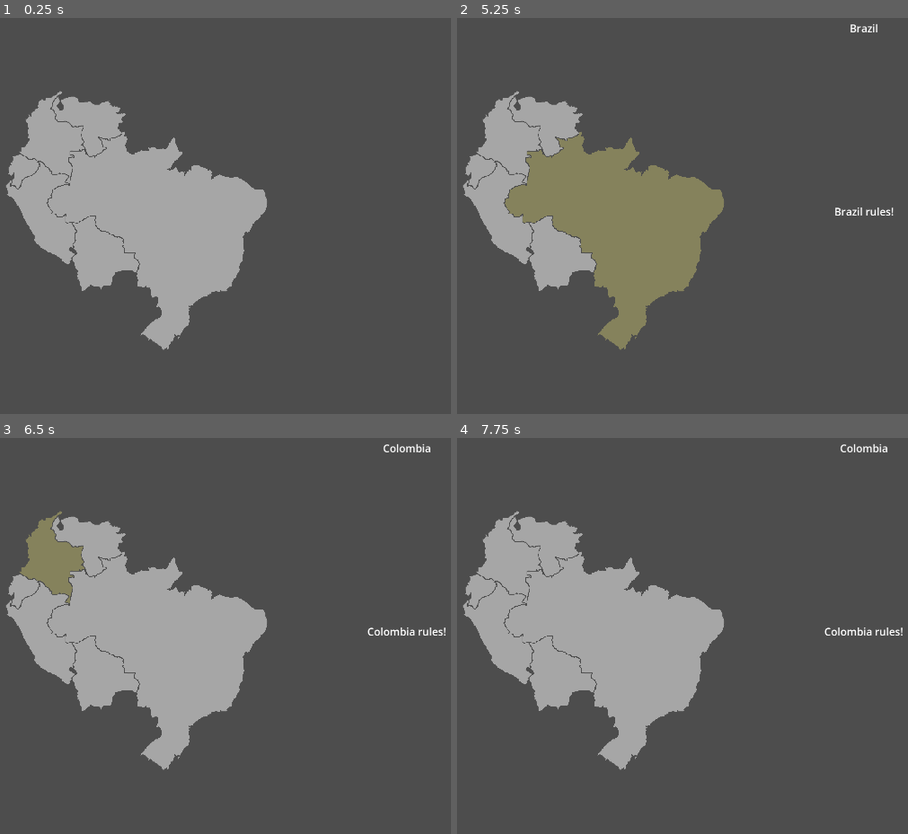
Above: before the commit, frames 1-4 (two rows, left to right).
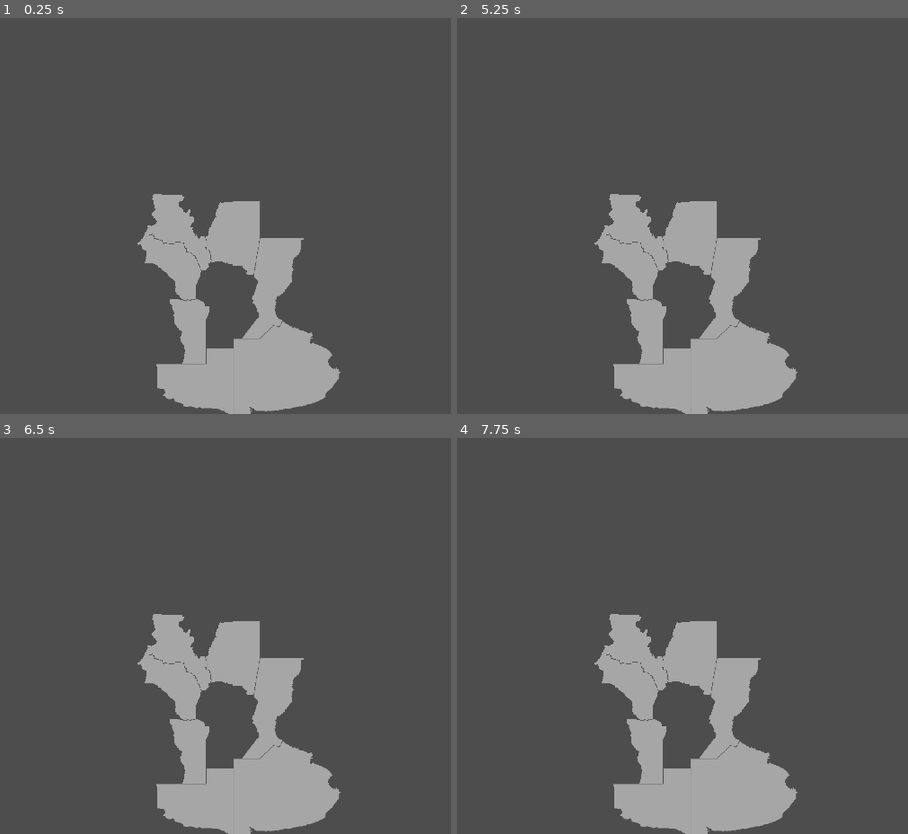
Above: after the commit, the same moments.

Repository: arahmaninov/map-test
Game: Godot game, scene res://scenes/main.tscn
Same seed, same stepped clock (60 frames per second), same inputs: the game is played once before the commit and once after it.
Inputs (mouse positions are in pixels of both pictures, inside the frame that each line leads up to):
- Up to frame 1 (0.25 s): no input
- Up to frame 2 (5.25 s): tap Enter at 0.5, 2, 3.5 s; move the mouse to (461, 89) at 0.52 s; click (461, 89) at 0.67 s; tap Space at 1.25, 2.75, 4.25 s; click (461, 89) at 1.42 s; click (461, 89) at 2.17 s; click (461, 89) at 2.92 s; click (461, 89) at 3.67 s; click (461, 89) at 4.42 s; move the mouse to (650, 212) at 5.02 s; click (650, 212) at 5.17 s
- Up to frame 3 (6.5 s): move the mouse to (54, 529) at 5.77 s; click (54, 529) at 5.92 s
- Up to frame 4 (7.75 s): move the mouse to (777, 612) at 6.52 s; click (777, 612) at 6.67 s; move the mouse to (475, 651) at 7.27 s; click (475, 651) at 7.42 s

The runs differ from the first frame. In frame 1, 24% of the frame differs, in the area x 1-76%, y 18-100%; in frame 2, 28%, in the area x 1-97%, y 1-100%; in frame 3, 24%; in frame 4, 24%.

Commit message:
add: new map

Diff:
--- a/scenes/Camera.gd
+++ b/scenes/Camera.gd
@@ -20,7 +20,7 @@
 func _unhandled_input(event: InputEvent) -> void:
 	if event is InputEventMouseMotion and event.button_mask > 0:
 		move_offset(event)
-	if event is InputEventMouseButton and event.button_index == MOUSE_BUTTON_WHEEL_UP and zoom <= Vector2(1.2, 1.2):
+	if event is InputEventMouseButton and event.button_index == MOUSE_BUTTON_WHEEL_UP and zoom <= Vector2(1, 1):
 		zoom_in()
 	elif event is InputEventMouseButton and event.button_index == MOUSE_BUTTON_WHEEL_DOWN:
 		zoom_out()
--- a/scenes/main.gd
+++ b/scenes/main.gd
@@ -24,7 +24,7 @@
 	regions_image.texture = image
 
 	var pixel_colors: Dictionary = get_pixel_colors(image)
-	var regions: Dictionary = import_json("res://assets/regions.txt")
+	var regions: Dictionary = import_json("res://assets/regions2.txt")
 
 	for region_color in regions:
 		var region: Node = load("res://scenes/region_area.tscn").instantiate()
--- a/scenes/main.tscn
+++ b/scenes/main.tscn
@@ -1,14 +1,14 @@
 [gd_scene load_steps=4 format=3 uid="uid://bc8a8yjil50xw"]
 
 [ext_resource type="Script" path="res://scenes/main.gd" id="1_5cyeo"]
-[ext_resource type="Texture2D" uid="uid://di1nnba4pky56" path="res://assets/SAC.png" id="2_1x650"]
+[ext_resource type="Texture2D" uid="uid://dml1453eudap" path="res://assets/sa_bottom_colors.png" id="2_3jmfy"]
 [ext_resource type="Script" path="res://scenes/Camera.gd" id="3_2dwe2"]
 
 [node name="Main" type="Node2D"]
 script = ExtResource("1_5cyeo")
 
 [node name="regions" type="Sprite2D" parent="."]
-texture = ExtResource("2_1x650")
+texture = ExtResource("2_3jmfy")
 centered = false
 
 [node name="Camera" type="Camera2D" parent="."]
--- /dev/null
+++ b/scenes/map_test.tscn
@@ -0,0 +1,5 @@
+[gd_scene load_steps=2 format=3 uid="uid://cfnu32v2djv8q"]
+
+[ext_resource type="PackedScene" uid="uid://svda6t1yv00u" path="res://assets/map-test.blend" id="1_xdwof"]
+
+[node name="map-test" instance=ExtResource("1_xdwof")]
--- /dev/null
+++ b/scenes/node_3d.tscn
@@ -0,0 +1,14 @@
+[gd_scene load_steps=2 format=3 uid="uid://b8jvffon44702"]
+
+[ext_resource type="PackedScene" uid="uid://cbpego4xhxdgh" path="res://assets/india.blend" id="1_0nav3"]
+
+[node name="Node3D" type="Node3D"]
+
+[node name="Camera3D" type="Camera3D" parent="."]
+transform = Transform3D(1, 0, 0, 0, 0.996943, -0.0781285, 0, 0.0781285, 0.996943, -0.0636007, 0.0903168, 0.49897)
+
+[node name="Node3D" type="Node3D" parent="."]
+transform = Transform3D(1, 0, 0, 0, 1, 0, 0, 0, 1, 0, 0, -1)
+
+[node name="india" parent="Node3D" instance=ExtResource("1_0nav3")]
+transform = Transform3D(1, 0, 0, 0, 0.5, -0.866025, 0, 0.866025, 0.5, 0, 0, 0)
Not shown, added: assets/india.blend.import
Not shown, added: assets/map-test.blend.import
Not shown, added: assets/regions2.txt
Binary file added: assets/sa_bottom_colors.png
Not shown, added: assets/sa_bottom_colors.png.import
Not shown, added: assets/untitled.blend.import
Not shown, added: assets/india.blend
Not shown, added: assets/map-test.blend
Not shown, added: assets/untitled.blend
